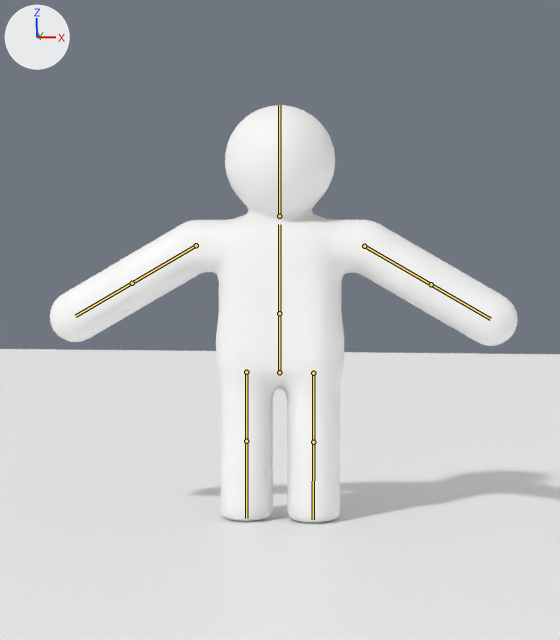
The Blender file blender/character.blend as it was, and as the next commit left it.
One viewpoint serves both versions: the file's camera 'Camera'. Every picture has the same lights, and +X, +Y and +Z are marked at upper left. The first picture is the older version. The bones that change, and the others that lie on the model, are drawn over the model as lines.

The first picture shows 'Character', 'Ground'.
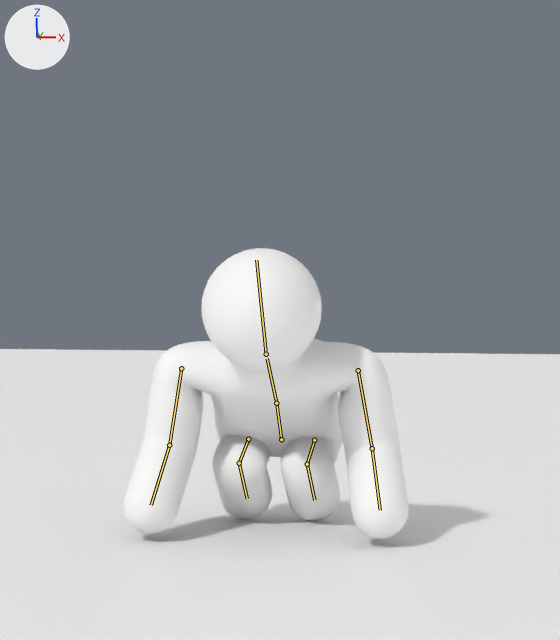
The newer file adds an action. The first version stands in its rest pose; the second is drawn at frame 24 of the action 'GetUpFront'.

Changed parts and their boxes [x1, y1, x2, y2] in the pictures (560 x 640 px):
'Character', posed (39% narrower, 30% shorter)
    before: [50, 105, 518, 523]
    after: [123, 248, 409, 539]
bone 'hips', root to tip
    before: (279, 372) to (279, 313)
    after: (281, 439) to (276, 403)
bone 'spine', root to tip
    before: (279, 313) to (279, 224)
    after: (276, 403) to (267, 358)
bone 'head', root to tip
    before: (279, 216) to (279, 105)
    after: (266, 354) to (256, 260)
bone 'upper_arm.R', root to tip
    before: (196, 245) to (132, 283)
    after: (181, 368) to (169, 445)
bone 'forearm.R', root to tip
    before: (132, 283) to (75, 316)
    after: (169, 445) to (151, 505)
bone 'upper_arm.L', root to tip
    before: (364, 246) to (431, 284)
    after: (358, 370) to (372, 448)
bone 'forearm.L', root to tip
    before: (431, 284) to (490, 319)
    after: (372, 448) to (380, 510)
bone 'thigh.R', root to tip
    before: (246, 372) to (246, 441)
    after: (248, 439) to (239, 463)
bone 'shin.R', root to tip
    before: (246, 441) to (246, 518)
    after: (239, 463) to (247, 498)
bone 'thigh.L', root to tip
    before: (313, 373) to (313, 442)
    after: (314, 440) to (307, 464)
bone 'shin.L', root to tip
    before: (313, 442) to (313, 519)
    after: (307, 464) to (314, 500)

What changed in the scene script:
```text
Change bone_hips:
    where bone_hips = bpy.data.objects['CharacterRig'].pose.bones['hips']  # child of 'root'
    bone_hips.location: (0.0, 0.0, 0.0) -> (0.0, -0.328, -0.065)
    bone_hips.rotation_quaternion: (1.0, 0.0, 0.0, 0.0) -> (0.923, 0.385, 0.0, 0.0)  # degrees (0, 0, 0) -> degrees (45, 0, 0)
Change bone_spine:
    where bone_spine = bpy.data.objects['CharacterRig'].pose.bones['spine']  # child of 'hips'
    bone_spine.rotation_quaternion: (1.0, 0.0, 0.0, 0.0) -> (0.996, 0.09, 0.0, 0.0)  # degrees (0, 0, 0) -> degrees (10, 0, 0)
Change bone_head:
    where bone_head = bpy.data.objects['CharacterRig'].pose.bones['head']  # child of 'spine'
    bone_head.rotation_quaternion: (1.0, 0.0, 0.0, 0.0) -> (0.985, -0.173, 0.0, 0.0)  # degrees (0, 0, 0) -> degrees (-20, 0, 0)
Change bone_upper_arm_r:
    where bone_upper_arm_r = bpy.data.objects['CharacterRig'].pose.bones['upper_arm.R']  # child of 'spine'
    bone_upper_arm_r.rotation_quaternion: (1.0, 0.0, 0.0, 0.0) -> (0.855, 0.444, 0.0, 0.269)  # degrees (0, 0, 0) -> degrees (51, -14, 28)
Change bone_forearm_r:
    where bone_forearm_r = bpy.data.objects['CharacterRig'].pose.bones['forearm.R']  # child of 'upper_arm.R'
    bone_forearm_r.rotation_quaternion: (1.0, 0.0, 0.0, 0.0) -> (0.924, 0.313, 0.0, -0.221)  # degrees (0, 0, 0) -> degrees (36, 8, -24)
Change bone_upper_arm_l:
    where bone_upper_arm_l = bpy.data.objects['CharacterRig'].pose.bones['upper_arm.L']  # child of 'spine'
    bone_upper_arm_l.rotation_quaternion: (1.0, 0.0, 0.0, 0.0) -> (0.855, 0.443, 0.0, -0.269)  # degrees (0, 0, 0) -> degrees (51, 14, -28)
Change bone_forearm_l:
    where bone_forearm_l = bpy.data.objects['CharacterRig'].pose.bones['forearm.L']  # child of 'upper_arm.L'
    bone_forearm_l.rotation_quaternion: (1.0, 0.0, 0.0, 0.0) -> (0.924, 0.313, 0.0, 0.221)  # degrees (0, 0, 0) -> degrees (36, -8, 24)
Change bone_thigh_r:
    where bone_thigh_r = bpy.data.objects['CharacterRig'].pose.bones['thigh.R']  # child of 'hips'
    bone_thigh_r.rotation_quaternion: (1.0, 0.0, 0.0, 0.0) -> (0.474, 0.88, 0.0, 0.007)  # degrees (0, 0, 0) -> degrees (123, -1, 0)
Change bone_shin_r:
    where bone_shin_r = bpy.data.objects['CharacterRig'].pose.bones['shin.R']  # child of 'thigh.R'
    bone_shin_r.rotation_quaternion: (1.0, 0.0, 0.0, 0.0) -> (0.406, -0.914, 0.0, -0.022)  # degrees (0, 0, 0) -> degrees (-132, -2, -1)
Change bone_thigh_l:
    where bone_thigh_l = bpy.data.objects['CharacterRig'].pose.bones['thigh.L']  # child of 'hips'
    bone_thigh_l.rotation_quaternion: (1.0, 0.0, 0.0, 0.0) -> (0.474, 0.88, 0.0, -0.007)  # degrees (0, 0, 0) -> degrees (123, 1, 0)
Change bone_shin_l:
    where bone_shin_l = bpy.data.objects['CharacterRig'].pose.bones['shin.L']  # child of 'thigh.L'
    bone_shin_l.rotation_quaternion: (1.0, 0.0, 0.0, 0.0) -> (0.406, -0.914, 0.0, 0.022)  # degrees (0, 0, 0) -> degrees (-132, 2, 1)
```
